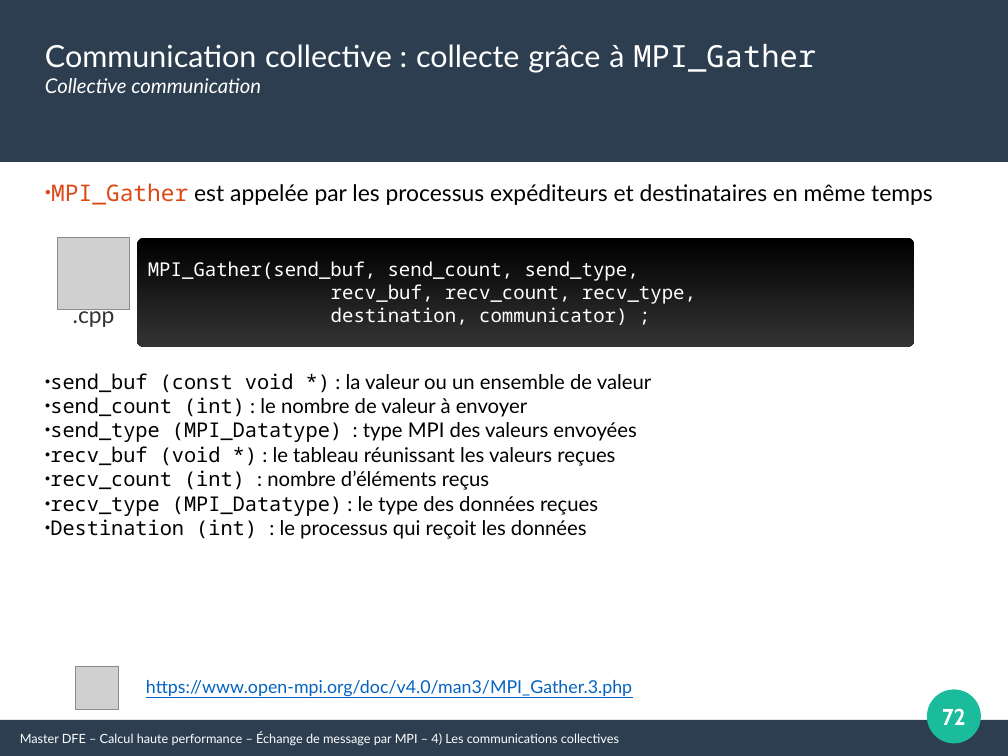
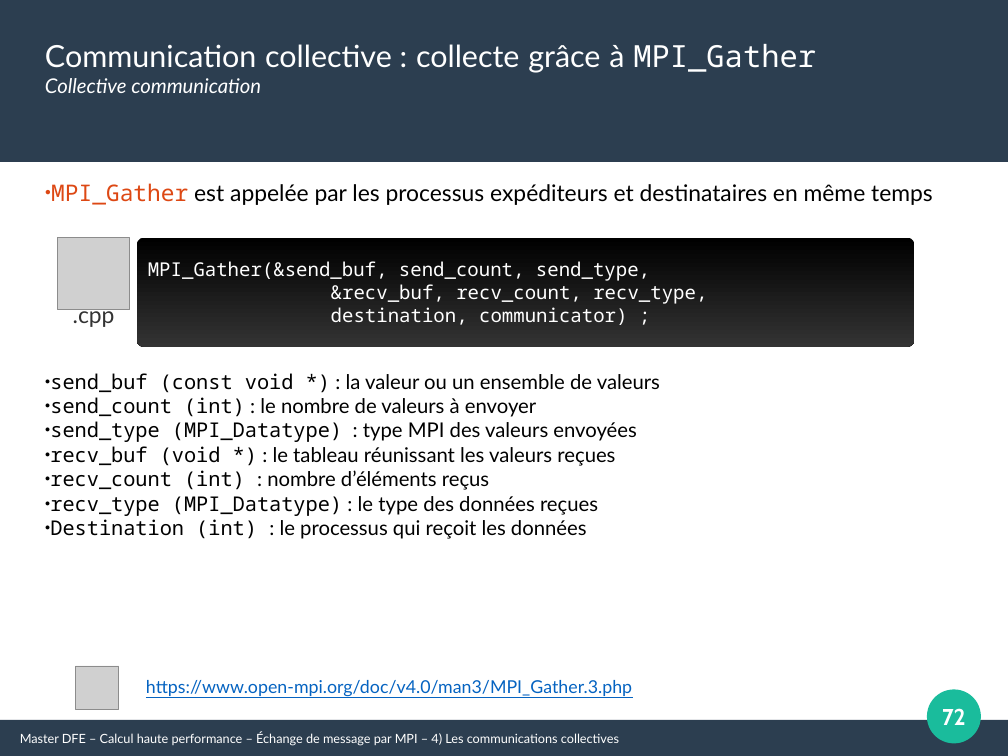
Before and after one commit to Maison-de-la-Simulation/HPC-DFE-Paris-Saclay, a slide deck: slide 72 of support/MPI.pptx. Drawn at 1008x756 pixels with LibreOffice and Linux fonts; fonts in the diff are those of the drawing; grey boxes stand for pictures. Boxes give left, top, right and bottom in pixels: in the first picture for what was removed or moved away, otherwise in the second. Text is boxed around its words. In the diff, an @@ line names an element or a change of style, - is before the commit and + after.

```diff
--- a/support/MPI.pptx
+++ b/support/MPI.pptx
@@ text in freeform shape at [148, 261, 707, 304]: text changed @@
-MPI_Gather(send_buf, send_count, send_type,
-recv_buf, recv_count, recv_type,
+MPI_Gather(&send_buf, send_count, send_type,
+&recv_buf, recv_count, recv_type,
@@ text at [50, 373, 660, 417]: text changed @@
-● send_buf (const void *) : la valeur ou un ensemble de valeur
-● send_count (int) : le nombre de valeur à envoyer
+● send_buf (const void *) : la valeur ou un ensemble de valeurs
+● send_count (int) : le nombre de valeurs à envoyer
```
Also in this commit, not shown: 7 other slides changed, 10 other files.
